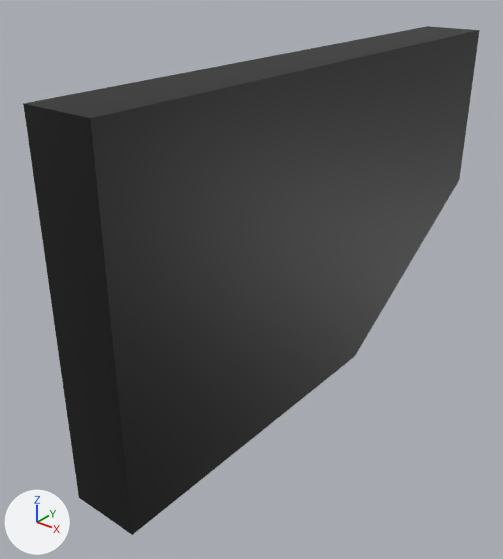
One commit to the Blender file assets/doorwing/doorwing.blend: the scene before it, then after it.
Rendered twice from a 50 mm lens placed at (2.2, -1.58, 2.57), pointed at (-0.2, 1.41, 0.71). Arrows for +X, +Y and +Z are at lower left; the lights stay in place.

Objects in the first picture: 'Wing'.
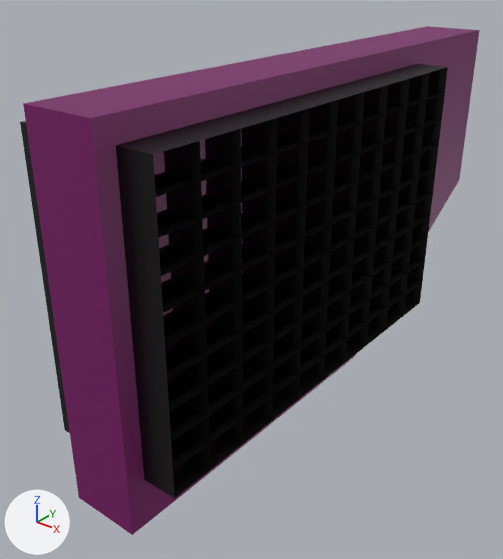
The edits, one by one:
Material 'Yellow.001' (mat_yellow_001) is new.
Its base color is (0.186, 0.00141, 0.127) (dark purple #770564).
Material 'Black.001' (mat_black_001) is new.
Its base color is (0.0, 0.0, 0.0) (black #000000).
me_cube_002 has 14 vertices, 7 faces and spans x -0.2..0.2, y 0.0..0.85, z -1.45..0.55.
me_cube_002 no longer uses material mat_black (black #000000).
me_cube_002 now uses material mat_yellow_001 (dark purple #770564).
Mesh me_cube_001 is new.
It has 6000 vertices, 3000 faces and spans x -1.0..19.0, y -1.0..1.0, z -17.0..3.0.
It uses material mat_black_001 (black #000000).
Object 'Cube.001' (ob_cube_001) is new; it shows me_cube_001.
Its parent is ob_wing.
Its matrix parent inverse is Matrix(((-1.0, 0.0, 0.0, 0.0), (0.0, -0.244, 0.0, 0.854), (0.0, 0.0, 1.0, -1.45), (0.0, 0.0, 0.0, 1.0))).
Its location is (0.3, 2.2, 1.8).
Its rotation in degrees is (-90, 90, 0).
Its scale is (0.0806, 0.1, 0.123).
Object 'Cube.019' (ob_cube_019) is new; it shows a copy of me_cube_001.
Its parent is ob_wing.
Its matrix parent inverse is Matrix(((-1.0, 0.0, 0.0, 0.0), (0.0, -0.244, 0.0, 0.854), (0.0, 0.0, 1.0, -1.45), (0.0, 0.0, 0.0, 1.0))).
Its location is (-0.3, 2.2, 1.8).
Its rotation in degrees is (-90, 90, 0).
Its scale is (0.0806, 0.1, 0.123).

Changed parts and their boxes [x1, y1, x2, y2] in the pictures (503 x 559 px):
'Wing', recoloured (black to purple): [23, 26, 480, 535] in both
'Cube.001', added (black): after [116, 64, 448, 499]
'Cube.019', added (black): after [20, 121, 70, 433]
